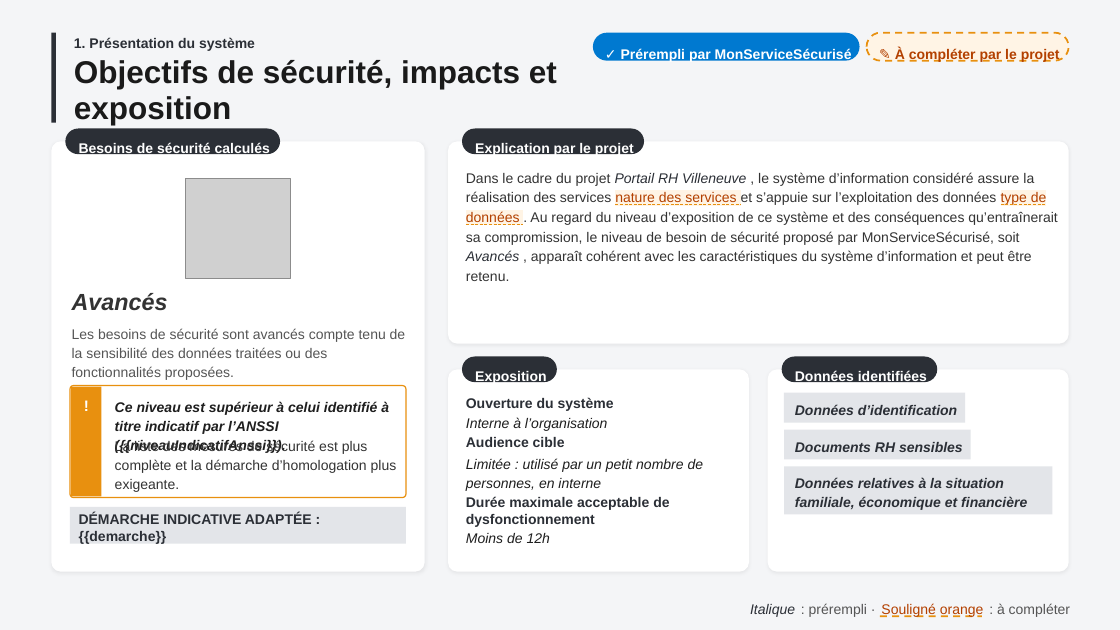
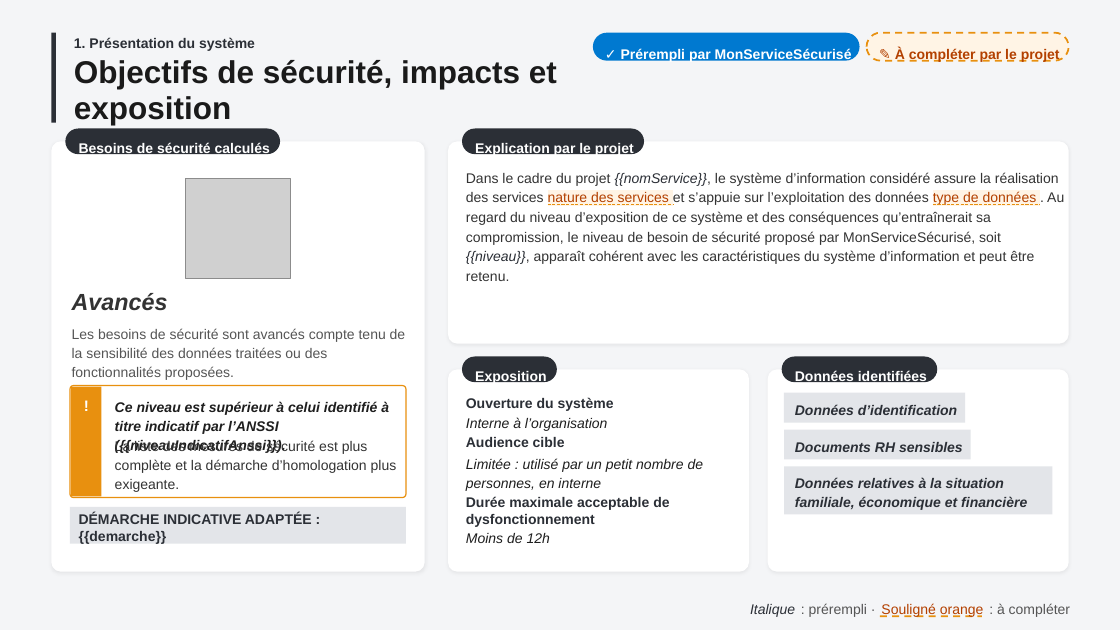
Before and after one commit to betagouv/mon-service-securise, a slide deck: slide 10 of src/vuesPowerpoint/supportCommissionHomologation.pptx. Drawn at 1120x630 pixels with LibreOffice and Linux fonts; fonts in the diff are those of the drawing; grey boxes stand for pictures. Boxes give left, top, right and bottom in pixels: in the first picture for what was removed or moved away, otherwise in the second. Text is boxed around its words. In the diff, an @@ line names an element or a change of style, - is before the commit and + after.

Commit message:
[PPTX] Insère le nom du service et le niveau dans l'explication par le projet

```diff
--- a/src/vuesPowerpoint/supportCommissionHomologation.pptx
+++ b/src/vuesPowerpoint/supportCommissionHomologation.pptx
@@ text at <box>466,172,1064,281</box>: text changed @@
-Dans le cadre du projet Portail RH Villeneuve , le système d’information considéré assure la réalisation des services nature des services et s’appuie sur l’exploitation des données type de données . Au regard du niveau d’exposition de ce système et des conséquences qu’entraînerait sa compromission, le niveau de besoin de sécurité proposé par MonServiceSécurisé, soit Avancés , apparaît cohérent avec les caractéristiques du système d’information et peut être retenu.
+Dans le cadre du projet {{nomService}}, le système d’information considéré assure la réalisation des services nature des services et s’appuie sur l’exploitation des données type de données . Au regard du niveau d’exposition de ce système et des conséquences qu’entraînerait sa compromission, le niveau de besoin de sécurité proposé par MonServiceSécurisé, soit {{niveau}}, apparaît cohérent avec les caractéristiques du système d’information et peut être retenu.
```
Also in this commit, not shown: 4 other files.
